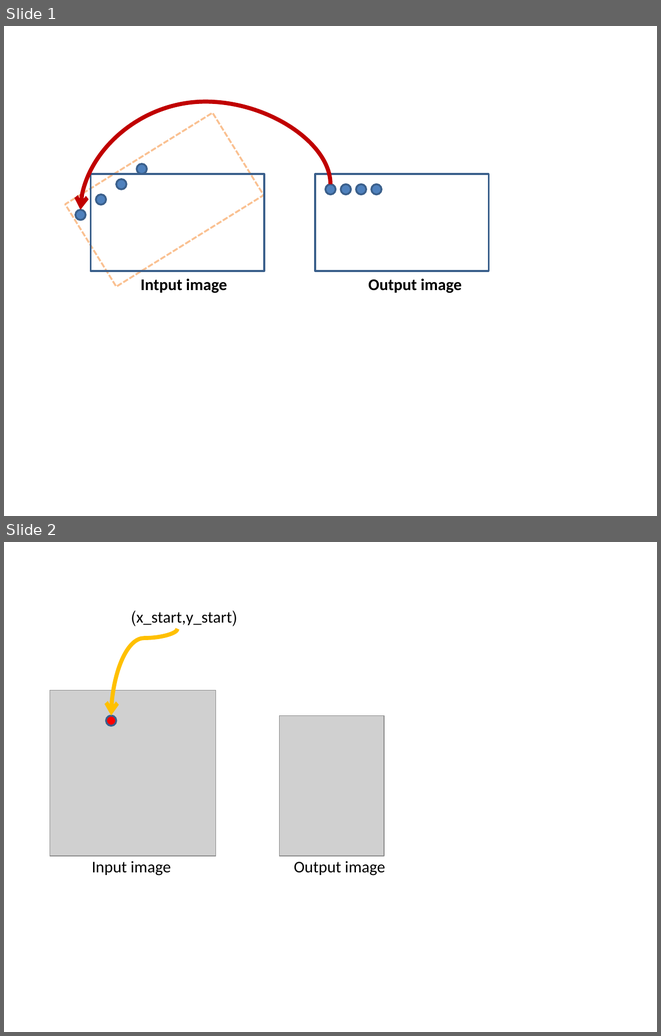
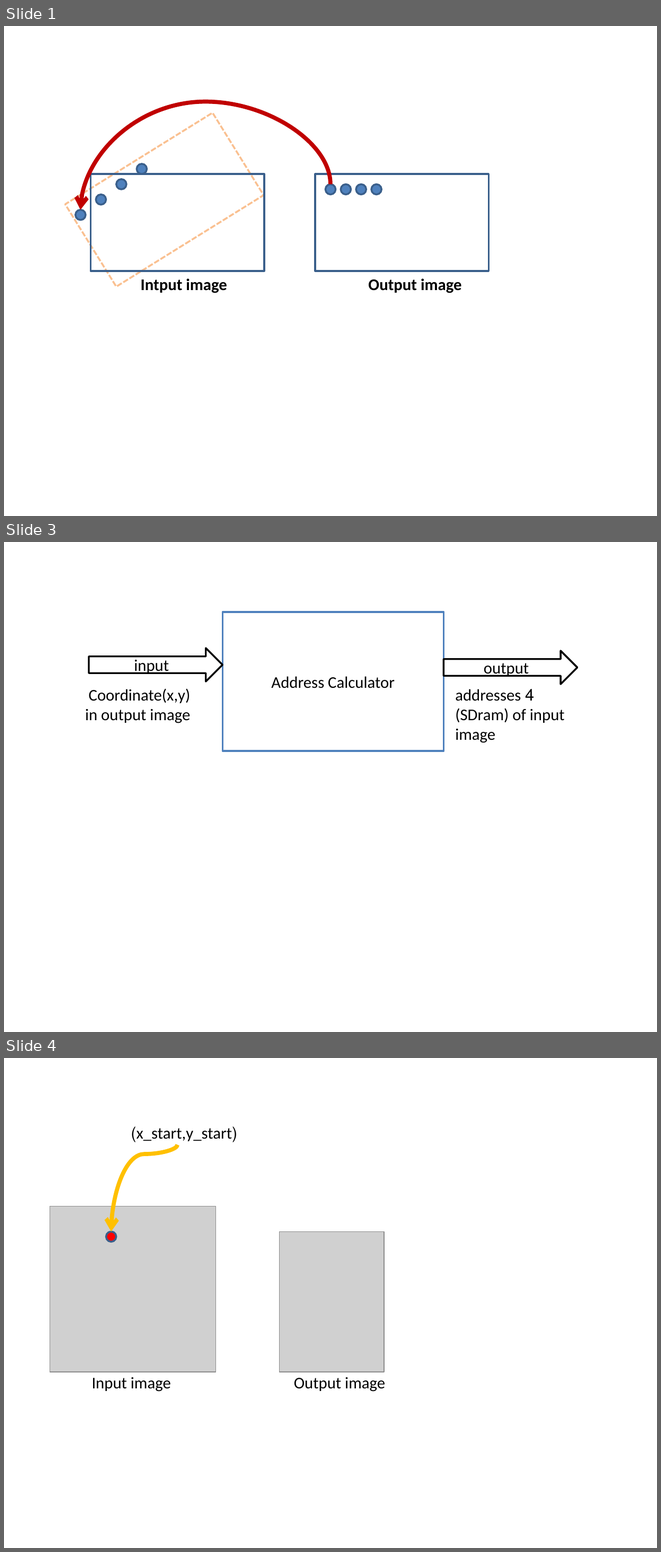
Before and after one commit to shizzz88/image-rotation-technion-ee, a slide deck: Presentation/top_diagrams.pptx. Shown one above the other, each under a label of ours: slides 1 and 2 before the commit, slides 1, 3 and 4 after it; the slides between them are not shown. The pictures are 661x1036 and 661x1552 pixels, drawn with LibreOffice and Linux fonts; fonts in the diff are those of the drawing; grey boxes stand for pictures. Boxes give left, top, right and bottom in pixels: in the first picture for what was removed or moved away, otherwise in the second. Text is boxed around its words. In the diff, an @@ line names an element or a change of style, - is before the commit and + after.

```diff
--- a/Presentation/top_diagrams.pptx
+++ b/Presentation/top_diagrams.pptx
@@ slide 3 added at box(4, 542, 657, 1032), background #FFFFFF @@
@@ rectangle added at box(223, 612, 444, 751), fill #FFFFFF, outline #4F81BD 2 pt, 18 pt, text #000000 @@
+Address Calculator
@@ right arrow added at box(89, 648, 223, 681), fill #FFFFFF, outline #000000 2 pt, 18 pt, text #000000 @@
+input
@@ right arrow added at box(443, 651, 577, 684), fill #FFFFFF, outline #000000 2 pt, 18 pt, text #000000 @@
+output
@@ text added at box(85, 688, 191, 723), 18 pt, text #000000 @@
+Coordinate(x,y) in output image
@@ text added at box(455, 689, 565, 743), 18 pt, text #000000 @@
+4 addresses (SDram) of input image
@@ what was slide 2 is now slide 4 @@
```
Also in this commit, not shown: 1 other slide added, 4 other files.
